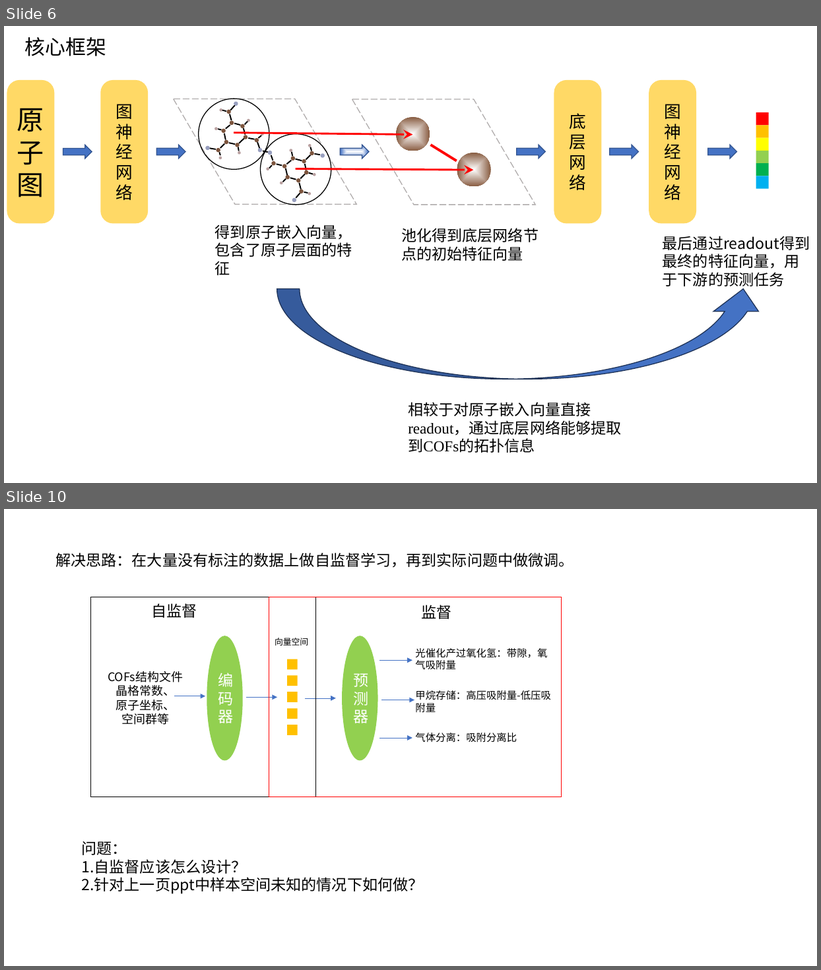
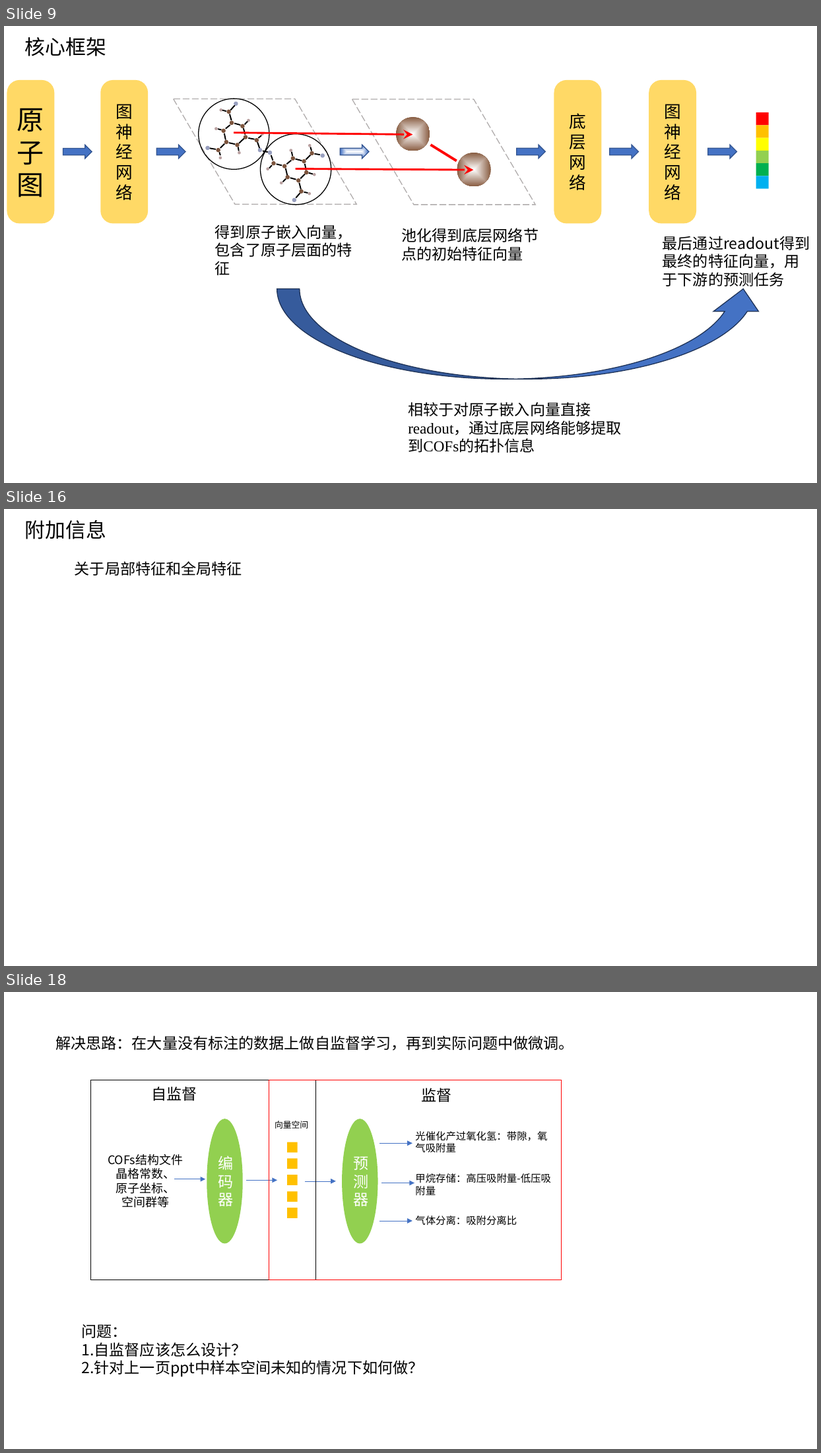
Before and after one commit to TheBestOrNothing-gwh/weekly, a slide deck: COFs属性预测.pptx. Shown one above the other, each under a label of ours: slides 6 and 10 before the commit, slides 9, 16 and 18 after it; the slides between them are not shown. The pictures are 821x970 and 821x1453 pixels, drawn with LibreOffice and Linux fonts; fonts in the diff are those of the drawing. Boxes give left, top, right and bottom in pixels: in the first picture for what was removed or moved away, otherwise in the second. Text is boxed around its words. In the diff, an @@ line names an element or a change of style, - is before the commit and + after.

```diff
--- a/COFs属性预测.pptx
+++ b/COFs属性预测.pptx
@@ slide 16 added at box(4, 509, 817, 966), background #FFFFFF @@
@@ text added at box(25, 520, 106, 539), 24 pt, text #000000 @@
+附加信息
@@ text added at box(75, 561, 242, 576), 18 pt, text #000000 @@
+关于局部特征和全局特征
@@ what was slide 6 is now slide 9 @@
@@ what was slide 10 is now slide 18 @@
```
Also in this commit, not shown: 5 slides changed, 7 other slides added, 2 other files.
